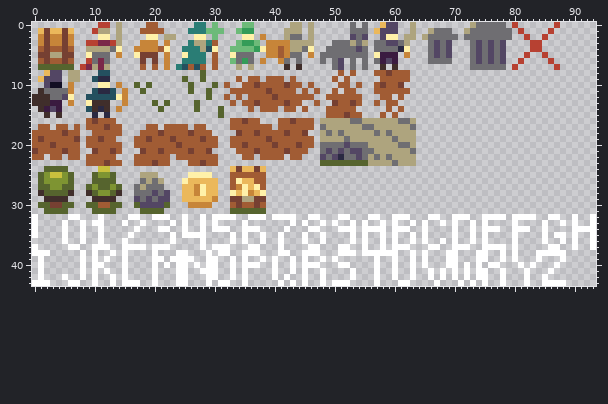
Two versions of one sprite sheet, public/i.png. The picture above is the old version.
The file is 94x44 pixels.
After:
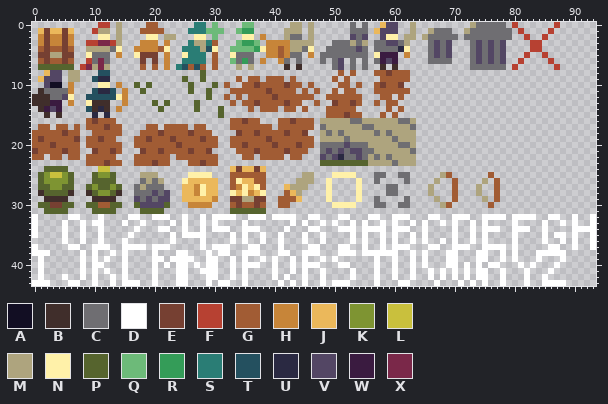
Palette (. is transparent): A #120e23  B #402e2b  C #6f6e72  D #ffffff  E #764032  F #b74132  G #a15c34  H #c78539  J #ebb85b  K #7e9432  L #c9c03d  M #aea47e  N #fff1a9  P #56642e  Q #6dba79  R #349c58  S #2a7d75  T #24505f  U #2a2942  V #534664  W #3a1b40  X #7a2849
What changed:
y 25: x 45..46 .. -> MM; x 50..53 .... -> NNNN; x 57..58 .. -> CC; x 61..62 .. -> CC; x 68..69 .. -> MG; x 76 . -> G
y 26: x 44..46 ... -> MMM; x 49 . -> N; x 54 . -> N; x 57 . -> C; x 62 . -> C; x 67 . -> M; x 70 . -> G; x 75 . -> M; x 77 . -> G
y 27: x 42..45 .... -> JMMM; x 49 . -> N; x 54 . -> N; x 59..60 .. -> CC; x 66 . -> M; x 70 . -> G; x 74 . -> M; x 77 . -> G
y 28: x 42..44 ... -> GJM; x 49 . -> N; x 54 . -> N; x 59..60 .. -> CC; x 66 . -> M; x 70 . -> G; x 74 . -> M; x 77 . -> G
y 29: x 41..44 .... -> GGGJ; x 49 . -> N; x 54 . -> N; x 57 . -> C; x 62 . -> C; x 67 . -> M; x 70 . -> G; x 75 . -> M; x 77 . -> G
y 30: x 41..42 .. -> GG; x 50..53 .... -> NNNN; x 57..58 .. -> CC; x 61..62 .. -> CC; x 68..69 .. -> MG; x 76 . -> G
Changed places in both pictures, as pixel boxes (x1, y1, x2, y2):
added: (278, 172, 410, 208)
added: (428, 172, 500, 208)
